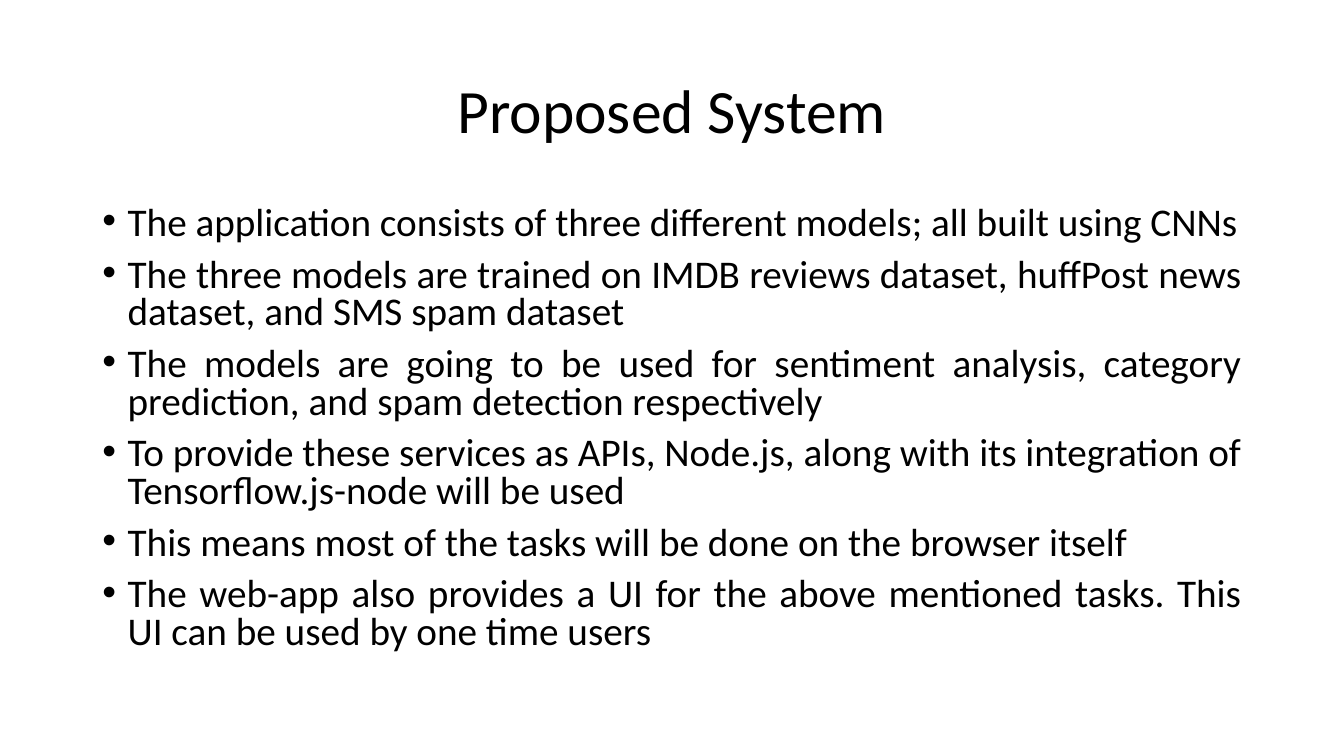
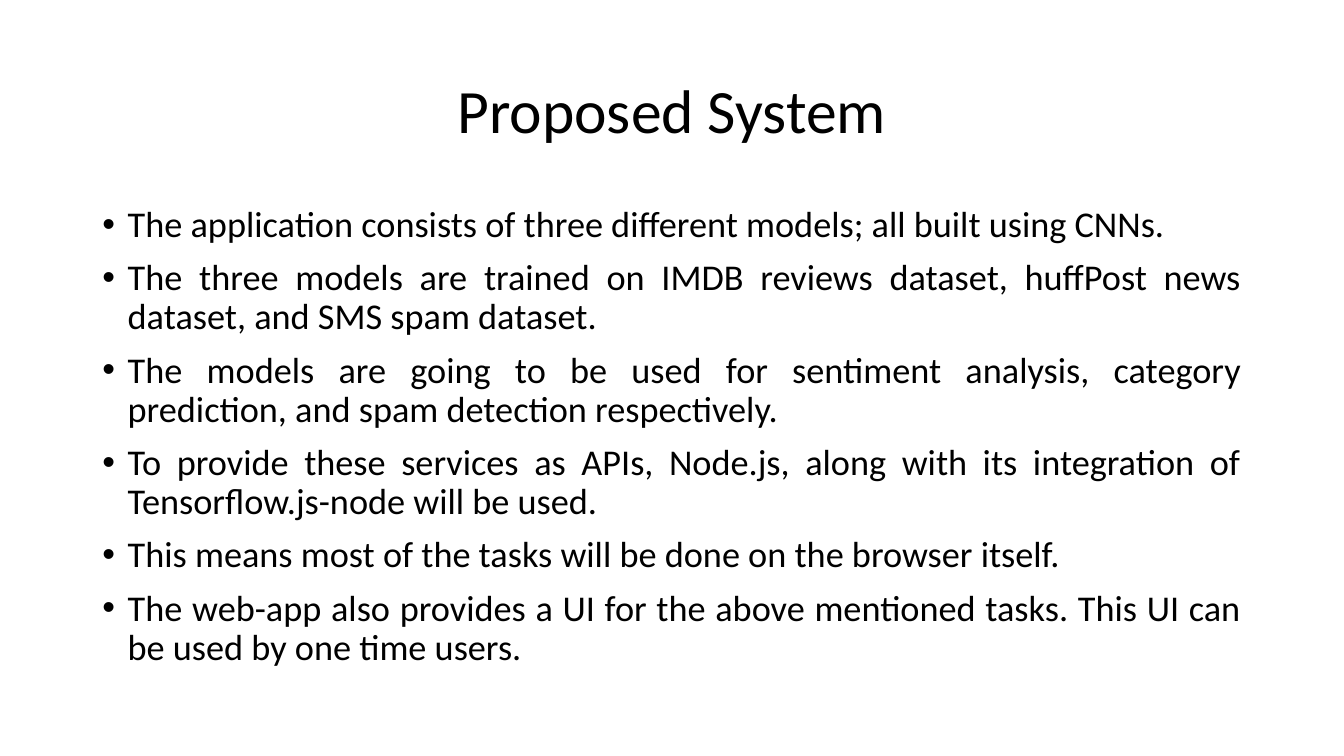
Before and after one commit to HarshaKy/text-classifier, a slide deck: slide 10 of docs/presentation/Presentation.pptx. Drawn at 1344x756 pixels with LibreOffice and Linux fonts; fonts in the diff are those of the drawing. Boxes give left, top, right and bottom in pixels: in the first picture for what was removed or moved away, otherwise in the second. Text is boxed around its words. In the diff, an @@ line names an element or a change of style, - is before the commit and + after.

```diff
--- a/docs/presentation/Presentation.pptx
+++ b/docs/presentation/Presentation.pptx
@@ text at [128,211,1241,666]: text changed; size 28 to 25.9 pt @@
-• The application consists of three different models; all built using CNNs
-• The three models are trained on IMDB reviews dataset, huffPost news dataset, and SMS spam dataset
-• The models are going to be used for sentiment analysis, category prediction, and spam detection respectively
-• To provide these services as APIs, Node.js, along with its integration of Tensorflow.js-node will be used
-• This means most of the tasks will be done on the browser itself
-• The web-app also provides a UI for the above mentioned tasks. This UI can be used by one time users
+• The application consists of three different models; all built using CNNs.
+• The three models are trained on IMDB reviews dataset, huffPost news dataset, and SMS spam dataset.
+• The models are going to be used for sentiment analysis, category prediction, and spam detection respectively.
+• To provide these services as APIs, Node.js, along with its integration of Tensorflow.js-node will be used.
+• This means most of the tasks will be done on the browser itself.
+• The web-app also provides a UI for the above mentioned tasks. This UI can be used by one time users.
```
Also in this commit, not shown: 8 other slides changed, 3 other files.
